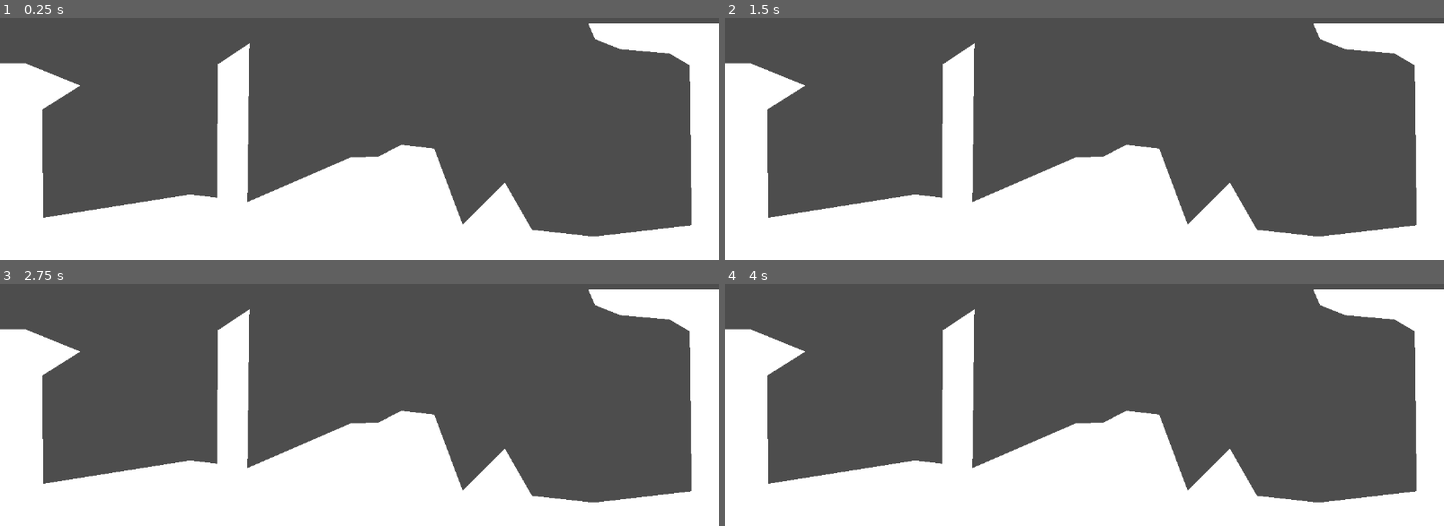
Above: before the commit, frames 1-4 (two rows, left to right).
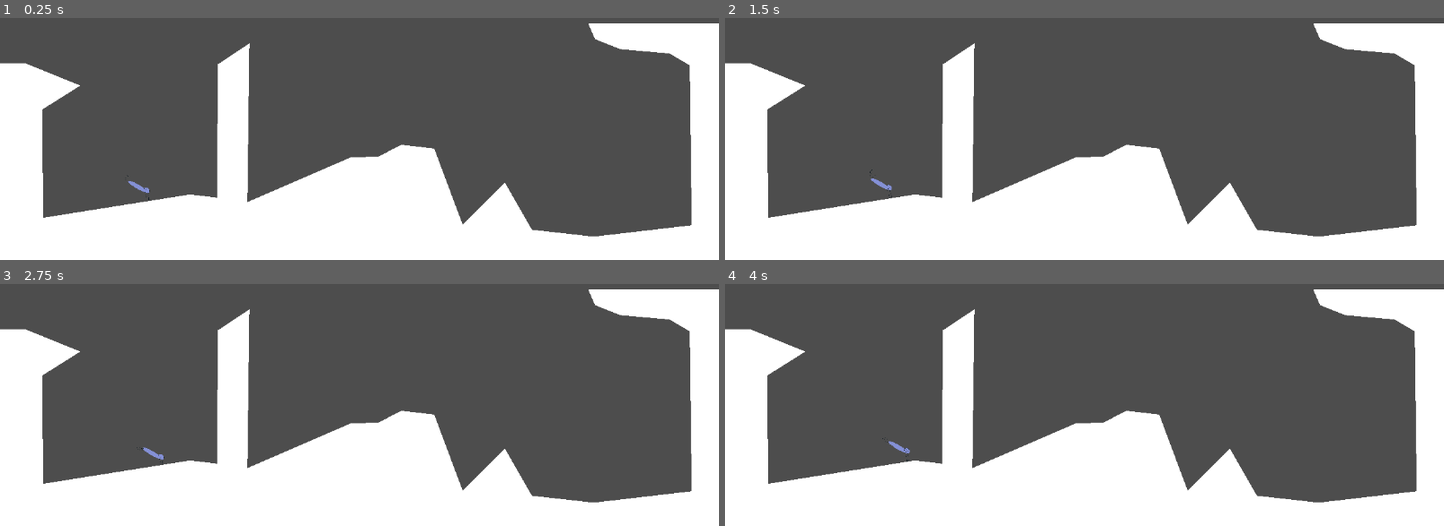
Above: after the commit, the same moments.

Repository: Jacob-Hawksley/Bugs
Game: Godot game, scene res://main.tscn
Same seed, same stepped clock (60 frames per second), same inputs: the game is played once before the commit and once after it.
Inputs (mouse positions are in pixels of both pictures, inside the frame that each line leads up to):
- Up to frame 1 (0.25 s): no input
- Up to frame 2 (1.5 s): tap Enter at 0.5 s; move the mouse to (1242, 37) at 0.52 s; hold D (right) from 0.53 s (still down); tap Space (shoot) at 0.6, 1.35 s; move the mouse to (940, 78) at 1.27 s
- Up to frame 3 (2.75 s): move the mouse to (outside the picture) at 2.02 s; release D (right) at 2.03 s; hold A (left) from 2.03 s (still down); tap Space (shoot) at 2.1 s
- Up to frame 4 (4 s): tap Space (shoot) at 2.75, 2.85, 3.6 s; move the mouse to (1048, 405) at 2.77 s; release A (left) at 2.78 s; hold D (right) from 2.78 s (still down); move the mouse to (1300, 385) at 3.52 s

The runs differ from the first frame. In frame 1, less than 0.1% of the frame differs, in the area x 17-21%, y 65-76%; in frame 2, less than 0.1%; in frame 3, less than 0.1%; in frame 4, less than 0.1%, in the area x 21-26%, y 63-74%.
Error after the commit: Cannot call method 'add_child' on a null value. (res://dungbeetle.gd:16)

Commit message:
started to add scalability

Diff:
--- a/bugs/main.gd
+++ b/bugs/main.gd
@@ -1,3 +1,3 @@
 extends Node
 
-var map = null
+var map = 'crags'
--- a/bugs/main.tscn
+++ b/bugs/main.tscn
@@ -13,5 +13,5 @@
 position = Vector2(574, 322)
 zoom = Vector2(0.3, 0.3)
 
-[node name="TurnManager" type="Node" parent="."]
+[node name="TurnManager" type="Node2D" parent="."]
 script = ExtResource("4_1bvp3")
--- a/bugs/turn_manager.gd
+++ b/bugs/turn_manager.gd
@@ -1,12 +1,16 @@
 extends Node
-
+@export var dungbeetle: PackedScene = preload("res://DungBeetle.tscn")
 func _ready() -> void:
 	spawnteam1()
 
 func spawnteam1():
 	if Main.map == 'crags':
-		var db = preload("res://DungBeetle.tscn").instantiate()
+		var db = dungbeetle.instantiate()
+		self.add_child(db)
 		db.global_position = CragsData.DungBeetlePos1
+		db.visible = true
+
+
 
 
 func spawnteam2():
